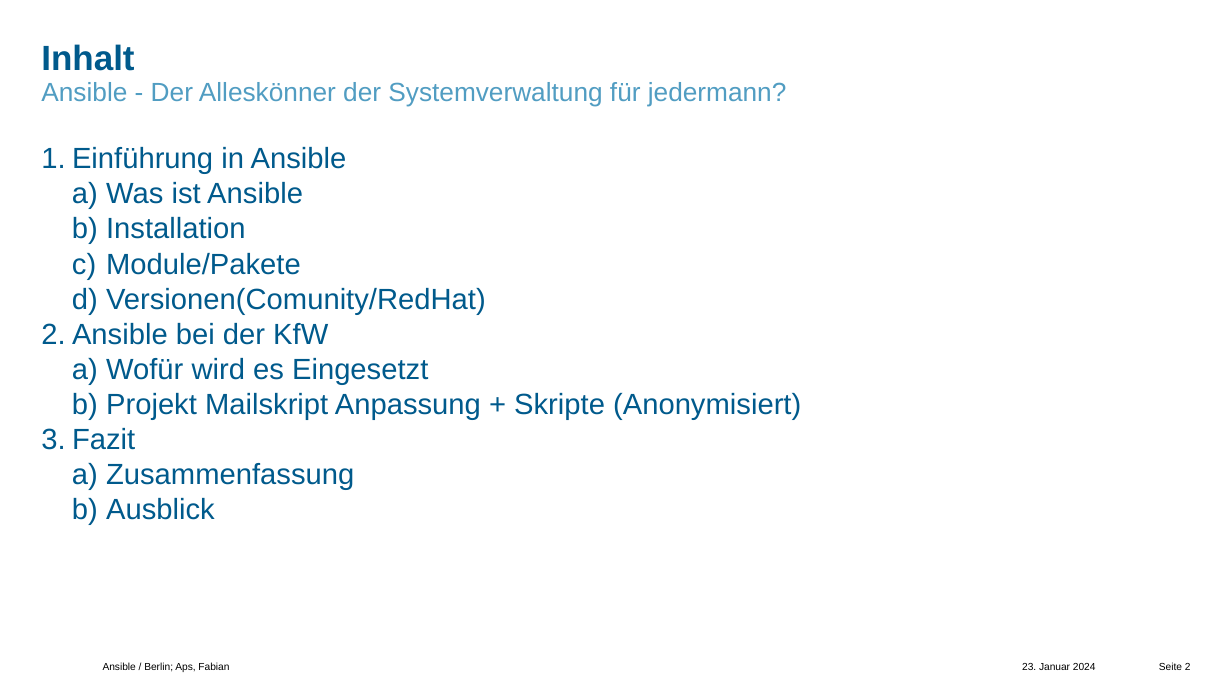
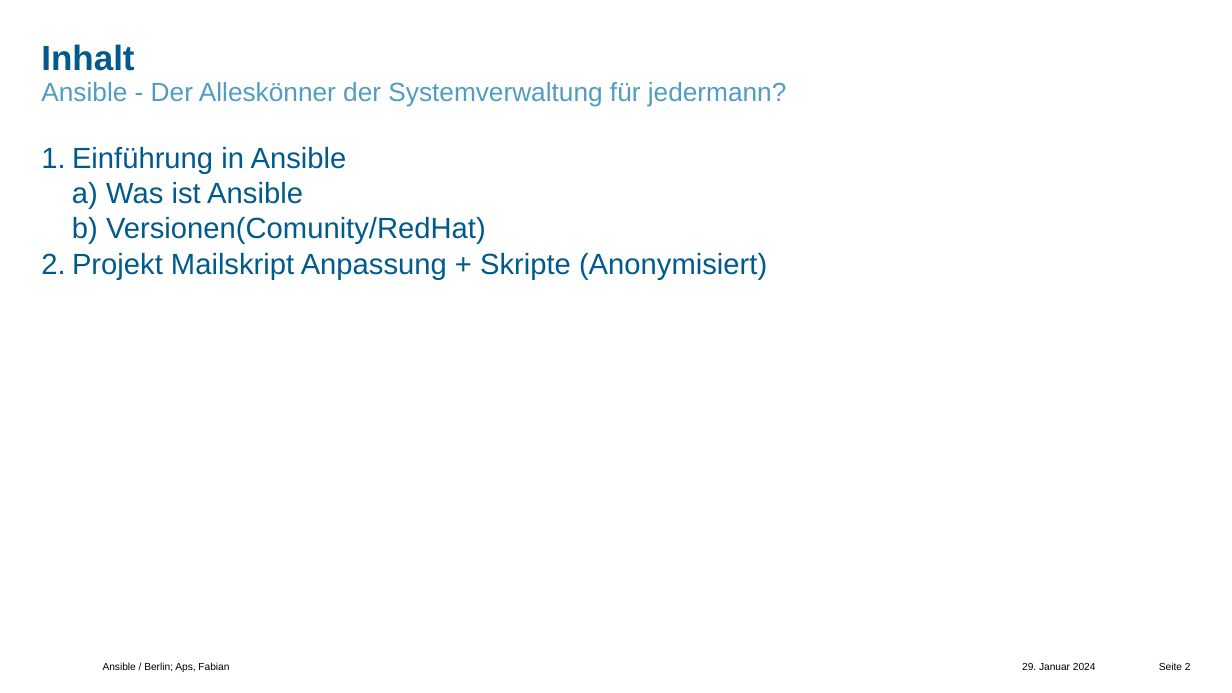
Before and after one commit to comboomPunkTsucht/OSZIMT-repo-ITA12_aps, a slide deck: slide 2 of Drites AusbildungsJahr/Ansible-ITA12-Aps,Fabian-KfW.pptx. Drawn at 1232x693 pixels with LibreOffice and Linux fonts; fonts in the diff are those of the drawing; background and template pictures are left out. Boxes give left, top, right and bottom in pixels: in the first picture for what was removed or moved away, otherwise in the second. Text is boxed around its words. In the diff, an @@ line names an element or a change of style, - is before the commit and + after.

```diff
--- a/Drites AusbildungsJahr/Ansible-ITA12-Aps,Fabian-KfW.pptx
+++ b/Drites AusbildungsJahr/Ansible-ITA12-Aps,Fabian-KfW.pptx
@@ text at [106,217,301,275]: paragraphs removed @@
-  b) Installation
-  c) Module/Pakete
@@ text at [72,253,767,280]: bullet a) to 1.; list level 2 to 1 in "Projekt Mailskript Anpassung + Skripte ..." @@
@@ text at [72,323,428,385]: paragraphs removed @@
-2. Ansible bei der KfW
-  a) Wofür wird es Eingesetzt
@@ text at [72,428,354,520]: paragraphs removed @@
-3. Fazit
-  a) Zusammenfassung
-  b) Ausblick
@@ text at [1022,663,1096,670]: text changed @@
-23. Januar 2024
+29. Januar 2024
```
Also in this commit, not shown: 25 other slides changed, 5 slides removed, 1 other file.
